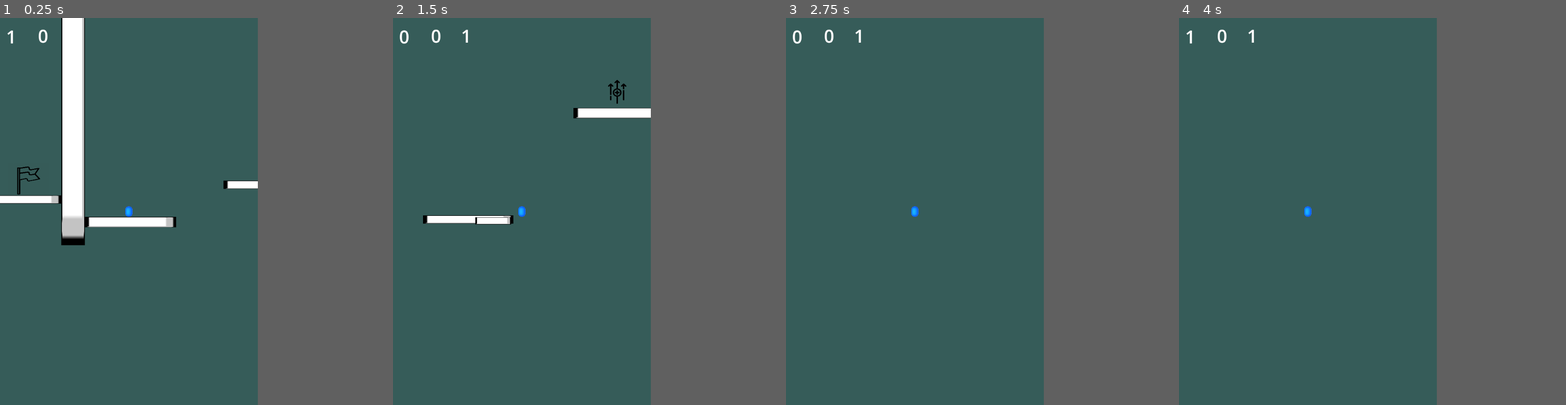
Above: before the commit, frames 1-4 (left to right).
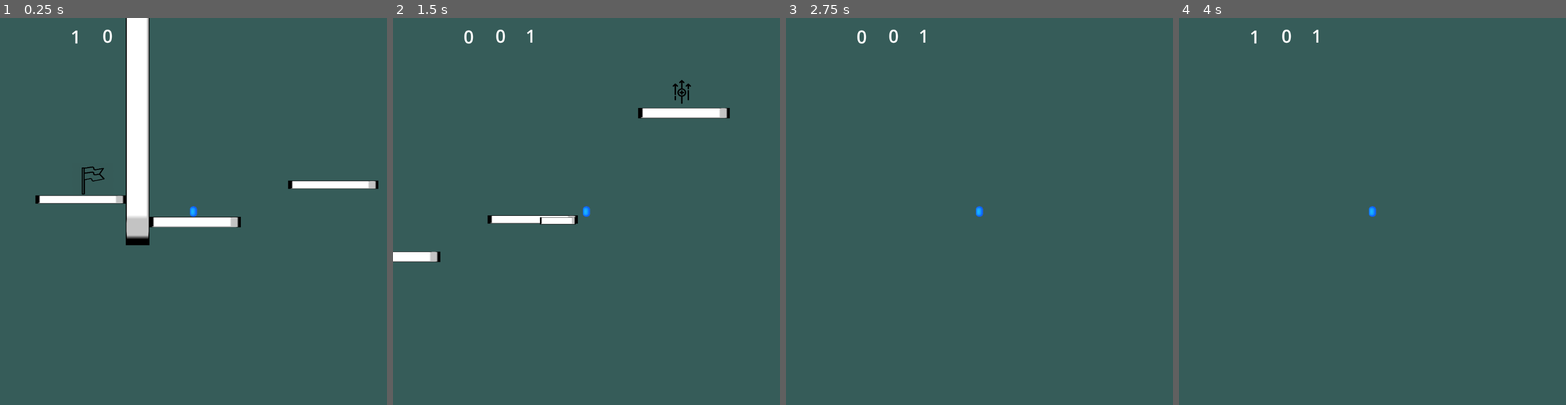
Above: after the commit, the same moments.

Repository: haikey-build/climb
Game: Godot game, scene res://level/proto_level.tscn
Same seed, same stepped clock (60 frames per second), same inputs: the game is played once before the commit and once after it.
Inputs:
- Up to frame 1 (0.25 s): no input
- Up to frame 2 (1.5 s): tap Enter at 0.5 s; hold D (right) from 0.53 s (still down); tap Q (recall_platform) at 0.6 s; tap W (jump) at 0.77 s; tap S (set_platform) at 1.35 s
- Up to frame 3 (2.75 s): tap W (jump) at 1.52 s; release D (right) at 2.03 s; hold A (left) from 2.03 s (still down); tap E (swap_platform_type) at 2.1 s
- Up to frame 4 (4 s): tap Space at 2.75 s; release A (left) at 2.78 s; hold D (right) from 2.78 s (still down); tap Q (recall_platform) at 2.85 s; tap W (jump) at 3.02, 3.77 s; tap Enter at 3.5 s; tap S (set_platform) at 3.6 s
In our replay, the window is 533x800 before the commit and 800x800 after it. These sizes can differ from the game's own. Grey fills any space a smaller window leaves; there, only what the larger window draws over its background counts as a difference.

The runs differ from the first frame. In frame 1, 9.5% of the frame differs, in the area x 0-98%, y 0-59%; in frame 2, 2.7%; in frame 3, 0.3%; in frame 4, 0.3%.

Commit message:
add main menu

Diff:
--- a/level/proto_level.tscn
+++ b/level/proto_level.tscn
@@ -44,6 +44,8 @@
 scale = Vector2(0.224609, 0.192383)
 texture = ExtResource("5_1248s")
 
+[node name="CameraLevel" type="Camera2D" parent="."]
+
 [connection signal="recall_platform_attempted" from="ProtoChar" to="." method="_on_proto_char_recall_platform_attempted"]
 [connection signal="set_platform_attempted" from="ProtoChar" to="." method="_on_proto_char_set_platform_attempted"]
 [connection signal="body_entered" from="LevelUp" to="." method="_on_level_up_body_entered"]
--- /dev/null
+++ b/menu/MainMenu.gd
@@ -0,0 +1,17 @@
+extends Node2D
+
+@onready var level_1 = preload("res://level/proto_level.tscn")
+@onready var camera = $CameraMenu
+
+
+func _ready():
+	camera.enabled = true
+	camera.make_current()
+
+
+func _on_button_play_button_down():
+	get_tree().change_scene_to_packed(level_1)
+
+
+func _on_button_quit_button_down():
+	get_tree().quit()
--- /dev/null
+++ b/menu/main_menu.tscn
@@ -0,0 +1,34 @@
+[gd_scene load_steps=4 format=3 uid="uid://6w4788wjbpy7"]
+
+[ext_resource type="Script" path="res://menu/MainMenu.gd" id="1_gq70j"]
+
+[sub_resource type="SystemFont" id="SystemFont_6f1sc"]
+
+[sub_resource type="Theme" id="Theme_wlnpq"]
+default_font = SubResource("SystemFont_6f1sc")
+default_font_size = 50
+
+[node name="MainMenu" type="Node2D"]
+script = ExtResource("1_gq70j")
+
+[node name="CameraMenu" type="Camera2D" parent="."]
+enabled = false
+
+[node name="ButtonPlay" type="Button" parent="."]
+offset_left = -59.0
+offset_top = -189.0
+offset_right = 50.0
+offset_bottom = -112.0
+theme = SubResource("Theme_wlnpq")
+text = "Play"
+
+[node name="ButtonQuit" type="Button" parent="."]
+offset_left = -57.0
+offset_top = 118.0
+offset_right = 56.0
+offset_bottom = 195.0
+theme = SubResource("Theme_wlnpq")
+text = "Quit"
+
+[connection signal="button_down" from="ButtonPlay" to="." method="_on_button_play_button_down"]
+[connection signal="button_down" from="ButtonQuit" to="." method="_on_button_quit_button_down"]
--- /dev/null
+++ b/menu/main_menu_label.tres
@@ -0,0 +1,4 @@
+[gd_resource type="LabelSettings" format=3 uid="uid://bgaby67skmy0n"]
+
+[resource]
+font_size = 50
--- /dev/null
+++ b/menu/menu_char_select.tscn
@@ -0,0 +1,3 @@
+[gd_scene format=3 uid="uid://b4lmpwhgy78x4"]
+
+[node name="MenuCharSelect" type="Node2D"]
--- a/project.godot
+++ b/project.godot
@@ -17,7 +17,7 @@
 
 [display]
 
-window/size/viewport_width=720
+window/size/viewport_width=1080
 window/size/viewport_height=1080
 
 [input]
